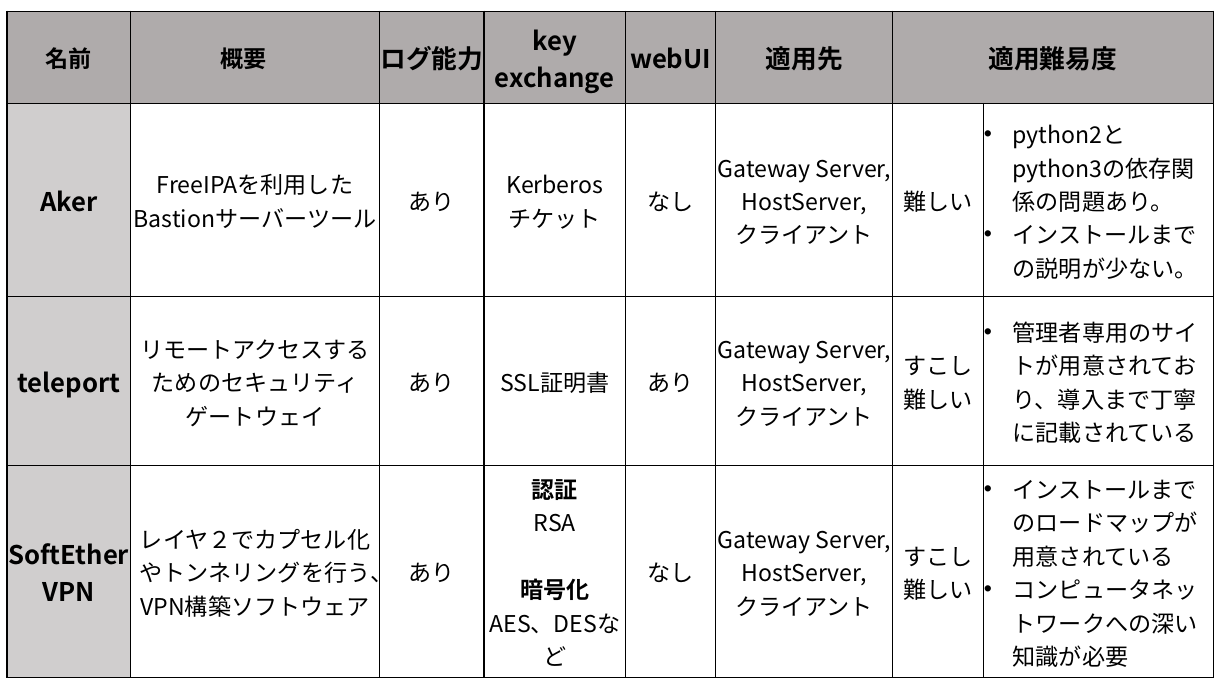
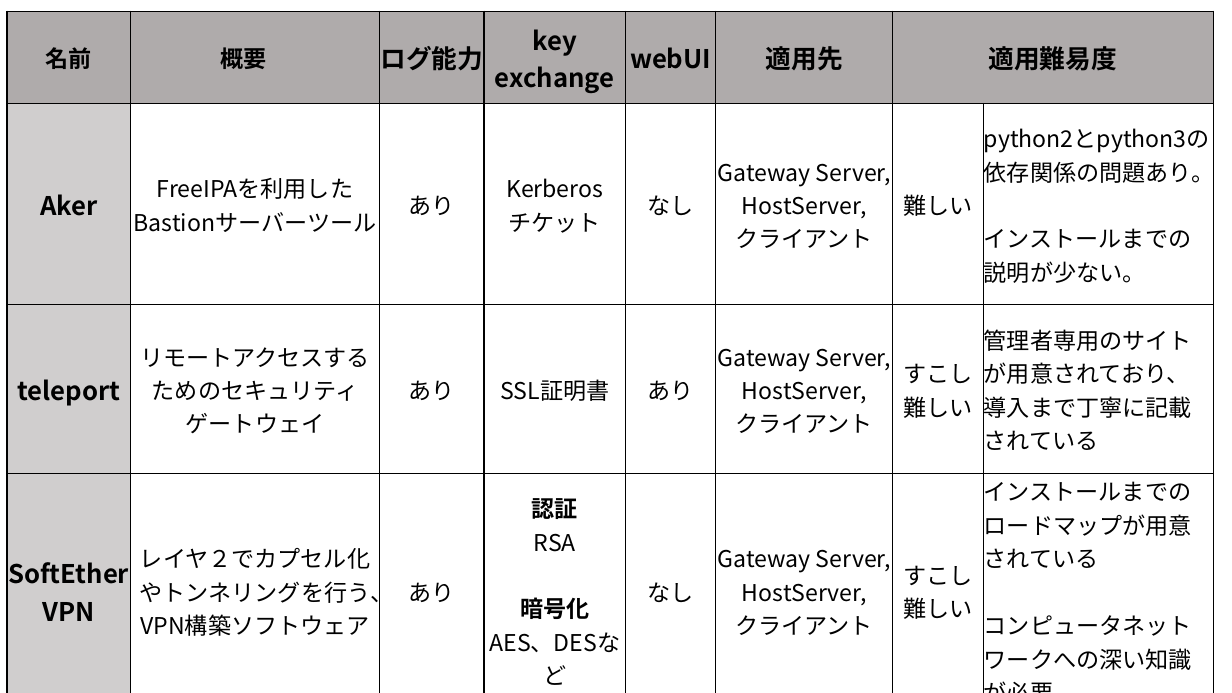
Before and after one commit to Alice-to-Bob/Graduate_School, a slide deck: slide 5 of SUBTHEME/graphs/telework_list.pptx. Drawn at 1232x693 pixels with LibreOffice and Linux fonts; fonts in the diff are those of the drawing. Boxes give left, top, right and bottom in pixels: in the first picture for what was removed or moved away, otherwise in the second. Text is boxed around its words. In the diff, an @@ line names an element or a change of style, - is before the commit and + after.

```diff
--- a/SUBTHEME/graphs/telework_list.pptx
+++ b/SUBTHEME/graphs/telework_list.pptx
@@ table at [7,11,1215,677] @@
@@ bullet • to none @@
```
Also in this commit, not shown: 2 slides added, 11 other files.
